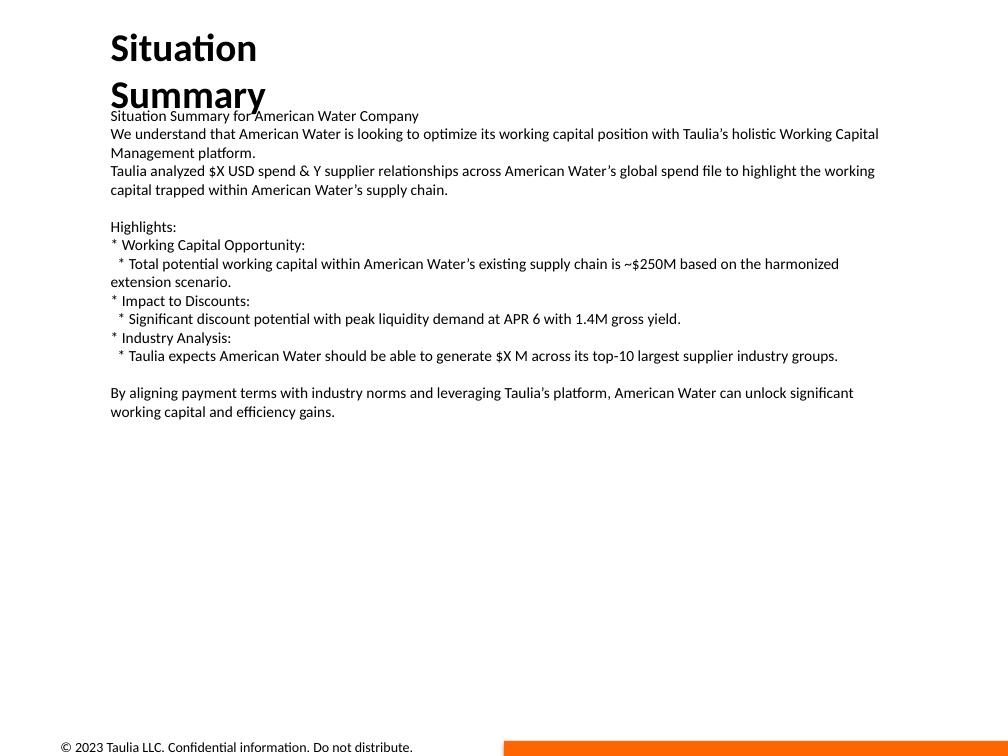
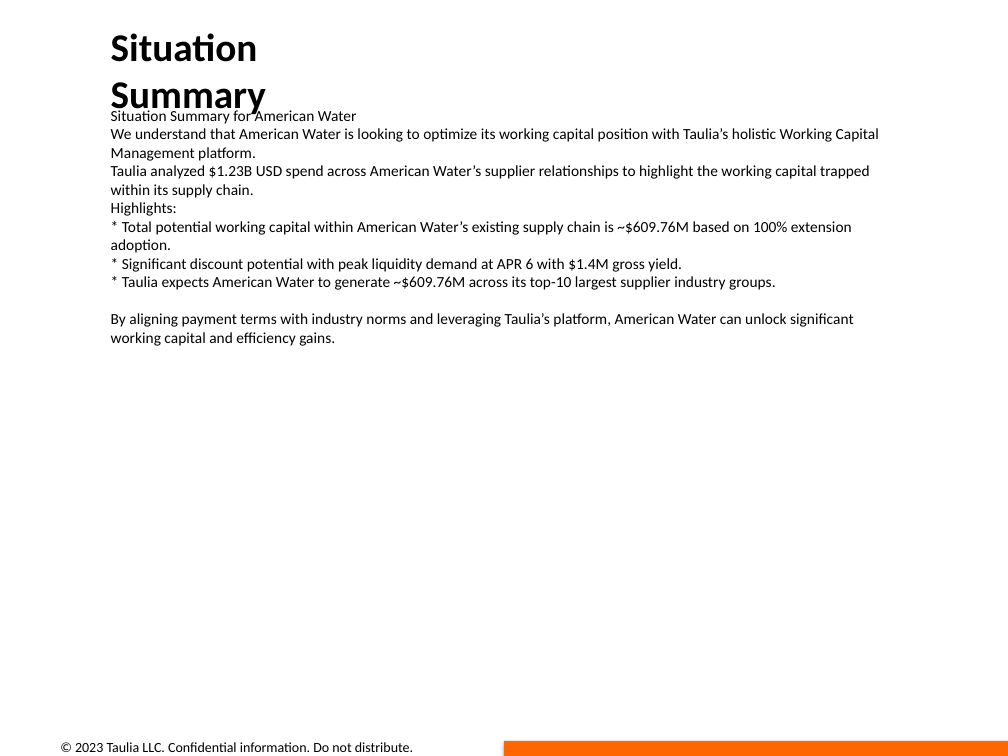
Before and after one commit to dimitarivanov-taulia/opportunity_deck_automation, a slide deck: slide 2 of presentations/opportunity_deck_American Water.pptx. Drawn at 1008x756 pixels with LibreOffice and Linux fonts; fonts in the diff are those of the drawing. Boxes give left, top, right and bottom in pixels: in the first picture for what was removed or moved away, otherwise in the second. Text is boxed around its words. In the diff, an @@ line names an element or a change of style, - is before the commit and + after.

```diff
--- a/presentations/opportunity_deck_American Water.pptx
+++ b/presentations/opportunity_deck_American Water.pptx
@@ text at box(111, 107, 357, 124): text changed @@
-Situation Summary for American Water Company
+Situation Summary for American Water
@@ text at box(111, 165, 870, 198): text changed @@
-Taulia analyzed $X USD spend & Y supplier relationships across American Water’s global spend file to highlight the working capital trapped within American Water’s supply chain.
+Taulia analyzed $1.23B USD spend across American Water’s supplier relationships to highlight the working capital trapped within its supply chain.
@@ text at box(111, 221, 852, 290): text changed @@
-* Working Capital Opportunity:
-* Total potential working capital within American Water’s existing supply chain is ~$250M based on the harmonized extension scenario.
-* Impact to Discounts:
-* Significant discount potential with peak liquidity demand at APR 6 with 1.4M gross yield.
-* Industry Analysis:
-* Taulia expects American Water should be able to generate $X M across its top-10 largest supplier industry groups.
+* Total potential working capital within American Water’s existing supply chain is ~$609.76M based on 100% extension adoption.
+* Significant discount potential with peak liquidity demand at APR 6 with $1.4M gross yield.
+* Taulia expects American Water to generate ~$609.76M across its top-10 largest supplier industry groups.
```
Also in this commit, not shown: 7 other slides changed, 25 other files.
